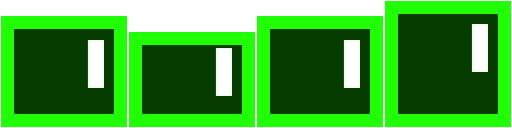
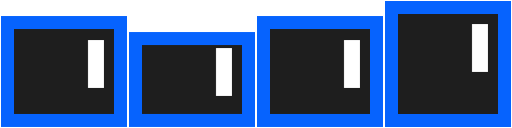
Layer changes from the first 512px x 128px image to the second:
hid "Idle copy 7" over [1, 1, 511, 127]
